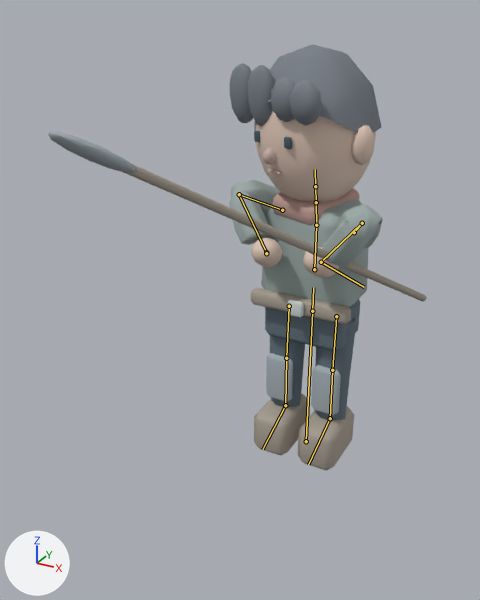
The glTF model Art/LowPolyKit/rigged/NPC_LOOK_003.glb as it was, and as the next commit left it.
Camera for both pictures: a camera (50 mm lens) standing at (1.02, -2.53, 1.94) and looking at (-0.03, -0.62, 0.99). Lighting does not change. The marker at lower left points along +X, +Y and +Z. The first picture is the older version. Both versions are drawn at frame 18 of the action 'NPC_Attack_SwordHeavy'; the numbers are the values there. The bones that bend it are drawn over the model as lines.

Objects in the first picture: 'SK_NPC_Accessory_00_Scarf', 'SK_NPC_Body_00_Male', 'SK_NPC_Feet_00_Boots', 'SK_NPC_Hair_00_Short', 'SK_NPC_Legs_01_Guard', 'SK_NPC_Prop_01_Spear', 'SK_NPC_Top_00_Citizen'.
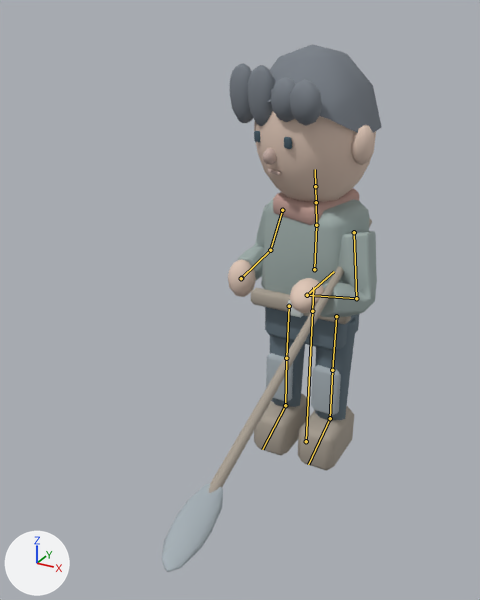
Where the change shows, as pixel boxes (x1, y1, x2, y2) in the pictures (480 x 600 px):
'SK_NPC_Top_00_Citizen', posed (9% narrower, 11% shorter)
    before: (229, 180, 383, 324)
    after: (237, 196, 377, 324)
'SK_NPC_Body_00_Male', posed (18% wider, 22% taller)
    before: (251, 111, 376, 277)
    after: (228, 111, 376, 313)
'SK_NPC_Prop_01_Spear', posed (44% narrower, 108% taller)
    before: (48, 132, 426, 302)
    after: (162, 218, 372, 572)
bone 'upper_arm.L', root to tip
    before: (282, 210) to (239, 194)
    after: (282, 210) to (270, 250)
bone 'forearm.L', root to tip
    before: (239, 194) to (266, 252)
    after: (270, 250) to (241, 278)
bone 'hand.L', root to tip
    before: (266, 252) to (266, 252)
    after: (241, 278) to (241, 279)
bone 'upper_arm.R', root to tip
    before: (354, 232) to (362, 223)
    after: (354, 232) to (356, 298)
bone 'forearm.R', root to tip
    before: (362, 223) to (321, 262)
    after: (356, 298) to (307, 295)
bone 'hand.R', root to tip
    before: (321, 262) to (364, 287)
    after: (307, 295) to (334, 271)

The change, as a diff of the scene's bpy script:
```diff
--- a/Art/LowPolyKit/rigged/NPC_LOOK_003.glb.py
+++ b/Art/LowPolyKit/rigged/NPC_LOOK_003.glb.py
@@ bone_upper_arm_l @@
 bone_upper_arm_l = bpy.data.objects['RIG_NPC_Humanoid_v1'].pose.bones['upper_arm.L']  # child of 'chest'
-bone_upper_arm_l.rotation_quaternion = (-0.524, 0.616, 0.056, -0.581)  # degrees (-72, 41, 65)
+bone_upper_arm_l.rotation_quaternion = (0.986, 0.053, -0.154, 0.013)  # degrees (6, -18, 1)
@@ bone_forearm_l @@
 bone_forearm_l = bpy.data.objects['RIG_NPC_Humanoid_v1'].pose.bones['forearm.L']  # child of 'upper_arm.L'
-bone_forearm_l.rotation_quaternion = (-0.436, -0.176, -0.43, 0.764)  # degrees (-42, 41, -137)
+bone_forearm_l.rotation_quaternion = (0.672, -0.696, -0.008, 0.252)  # degrees (-88, 20, 22)
@@ bone_hand_l @@
 bone_hand_l = bpy.data.objects['RIG_NPC_Humanoid_v1'].pose.bones['hand.L']  # child of 'forearm.L'
-bone_hand_l.rotation_quaternion = (0.593, 0.675, 0.094, 0.425)  # degrees (86, -28, 46)
+bone_hand_l.rotation_quaternion = (0.784, 0.6, 0.156, -0.028)  # degrees (76, 16, 9)
@@ bone_upper_arm_r @@
 bone_upper_arm_r = bpy.data.objects['RIG_NPC_Humanoid_v1'].pose.bones['upper_arm.R']  # child of 'chest'
-bone_upper_arm_r.rotation_quaternion = (-0.626, 0.298, 0.112, 0.709)  # degrees (-15, -34, -92)
+bone_upper_arm_r.rotation_quaternion = (0.972, -0.121, -0.196, 0.045)  # degrees (-16, -22, 8)
@@ bone_forearm_r @@
 bone_forearm_r = bpy.data.objects['RIG_NPC_Humanoid_v1'].pose.bones['forearm.R']  # child of 'upper_arm.R'
-bone_forearm_r.rotation_quaternion = (-0.195, -0.344, 0.3, -0.862)  # degrees (-34, -46, 169)
+bone_forearm_r.rotation_quaternion = (0.663, -0.74, 0.055, -0.083)  # degrees (-96, -3, -11)
@@ bone_hand_r @@
 bone_hand_r = bpy.data.objects['RIG_NPC_Humanoid_v1'].pose.bones['hand.R']  # child of 'forearm.R'
-bone_hand_r.rotation_quaternion = (0.727, 0.405, -0.06, -0.548)  # degrees (45, 21, -65)
+bone_hand_r.rotation_quaternion = (-0.16, 0.905, -0.351, 0.178)  # degrees (-155, -12, -45)
```
